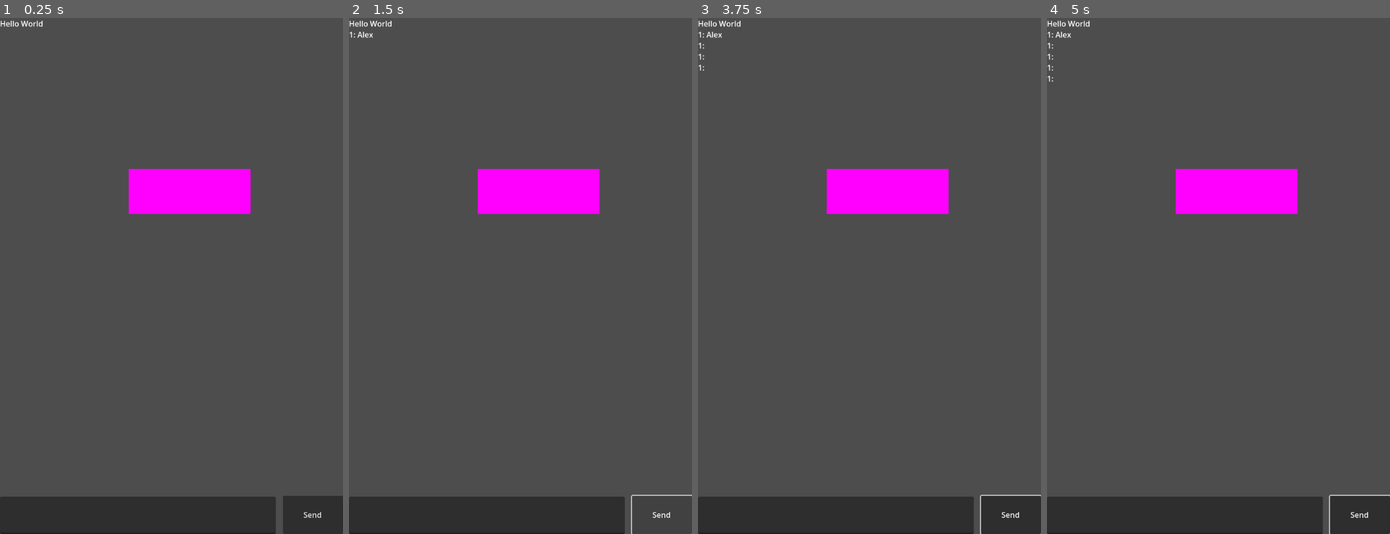
Above: before the commit, frames 1-4 (left to right).
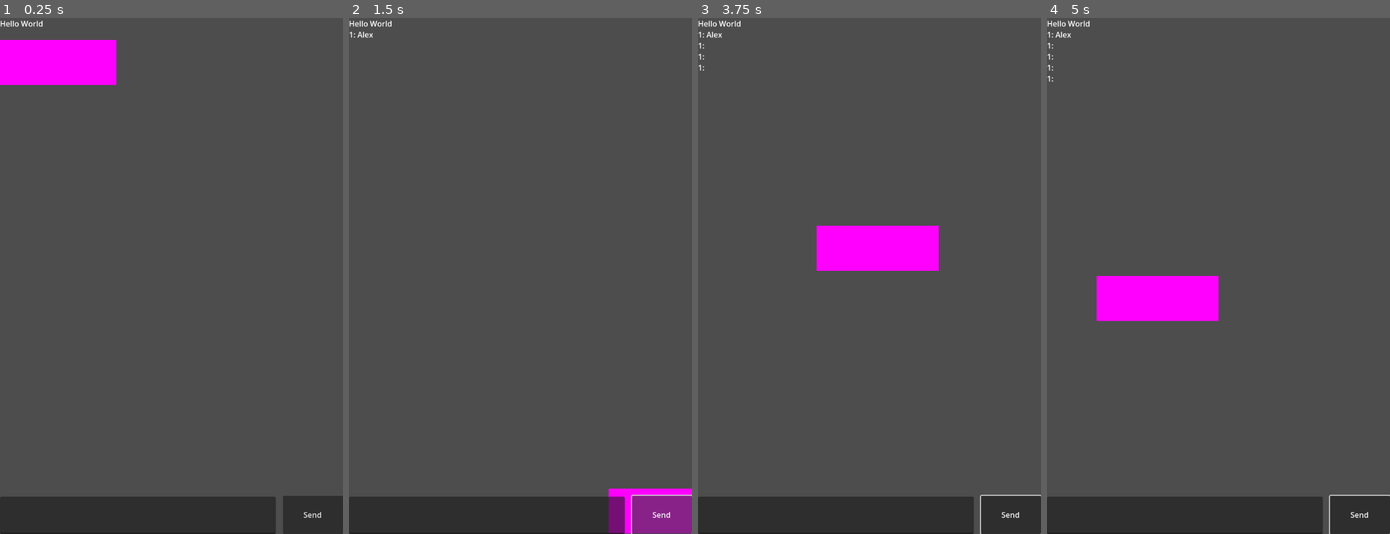
Above: after the commit, the same moments.

Repository: lieuzhenghong/mmo-2024
Game: Godot game, scene res://Main.tscn
Two runs of this game, one before a commit and one after it. Both use one fixed random seed, a clock stepped at 60 frames per second and the inputs below.
Inputs (mouse positions are in pixels of both pictures, inside the frame that each line leads up to):
- Up to frame 1 (0.25 s): no input
- Up to frame 2 (1.5 s): click (486, 513) at 0.52 s; type "Alex" at 0.6 s; click "Send" at 1.25 s
- Up to frame 3 (3.75 s): click "Send" at 2 s; click "Send" at 2.75 s; tap Enter at 3.5 s; move the mouse to (869, 250) at 3.52 s; click (869, 250) at 3.67 s
- Up to frame 4 (5 s): tap Space at 4.25 s; move the mouse to (1149, 301) at 4.27 s; click (1149, 301) at 4.42 s

The runs differ from the first frame. In frame 1, 6.1% of the frame differs, in the area x 0-74%, y 4-38%; in frame 2, 5.2%; in frame 3, 6.2%, in the area x 34-74%, y 29-49%; in frame 4, 6.2%.

Commit message:
move player to mouse position

Diff:
--- /dev/null
+++ b/Game.gd
@@ -0,0 +1,17 @@
+extends Node2D
+var player
+# Called when the node enters the scene tree for the first time.
+func _ready():
+	player = preload("res://Player.tscn").instantiate()
+	add_child(player)
+	player.position = Vector2(100, 100)  # Starting position
+
+# Called every frame. 'delta' is the elapsed time since the previous frame.
+func _process(delta):
+	pass
+
+func _input(event):
+	# Check if the input event is a mouse button press
+	if event is InputEventMouseButton and event.pressed:
+		# Update the target position to the mouse click position
+		player.position = event.position
--- a/Game.tscn
+++ b/Game.tscn
@@ -1,8 +1,6 @@
 [gd_scene load_steps=2 format=3 uid="uid://ugyuj88111c2"]
 
-[ext_resource type="PackedScene" path="res://Player.tscn" id="1_sf7ta"]
+[ext_resource type="Script" path="res://Game.gd" id="1_rxyfr"]
 
-[node name="Main" type="Node2D"]
-
-[node name="Player" parent="." instance=ExtResource("1_sf7ta")]
-position = Vector2(382, 370)
+[node name="Game" type="Node2D"]
+script = ExtResource("1_rxyfr")
